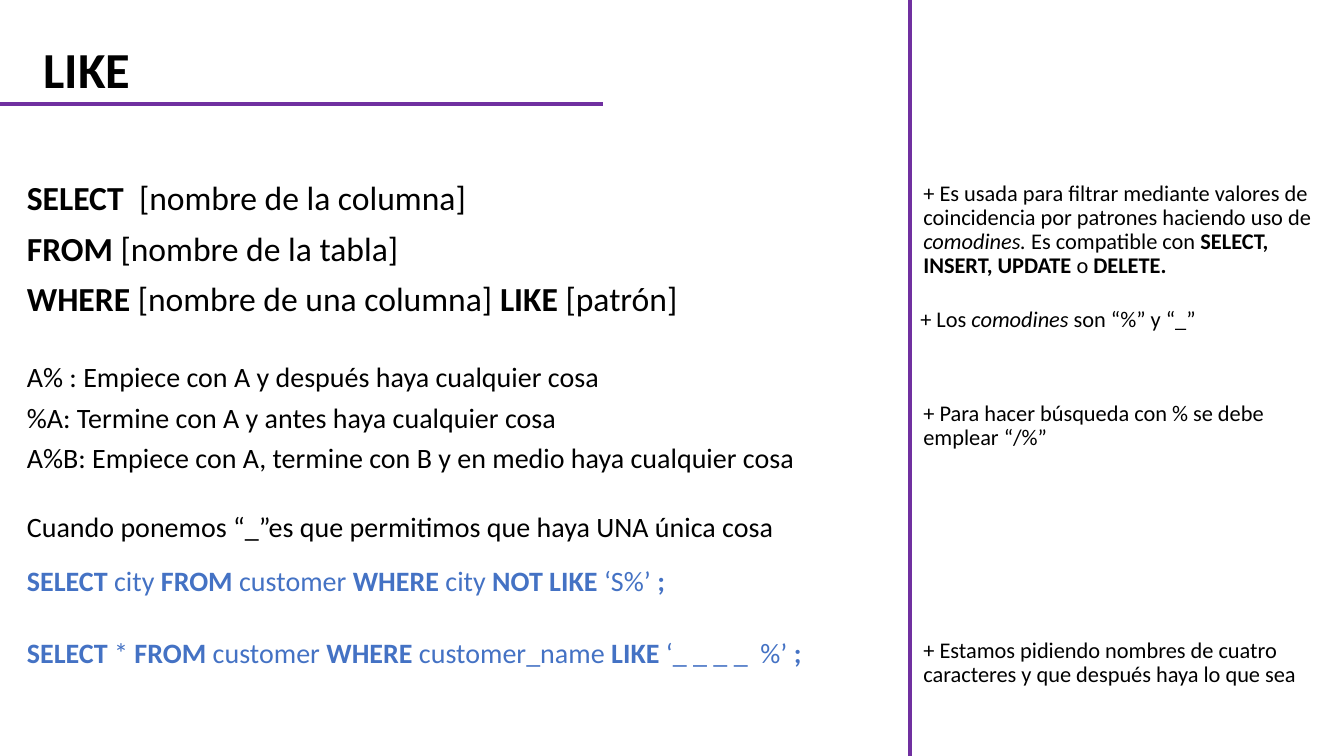
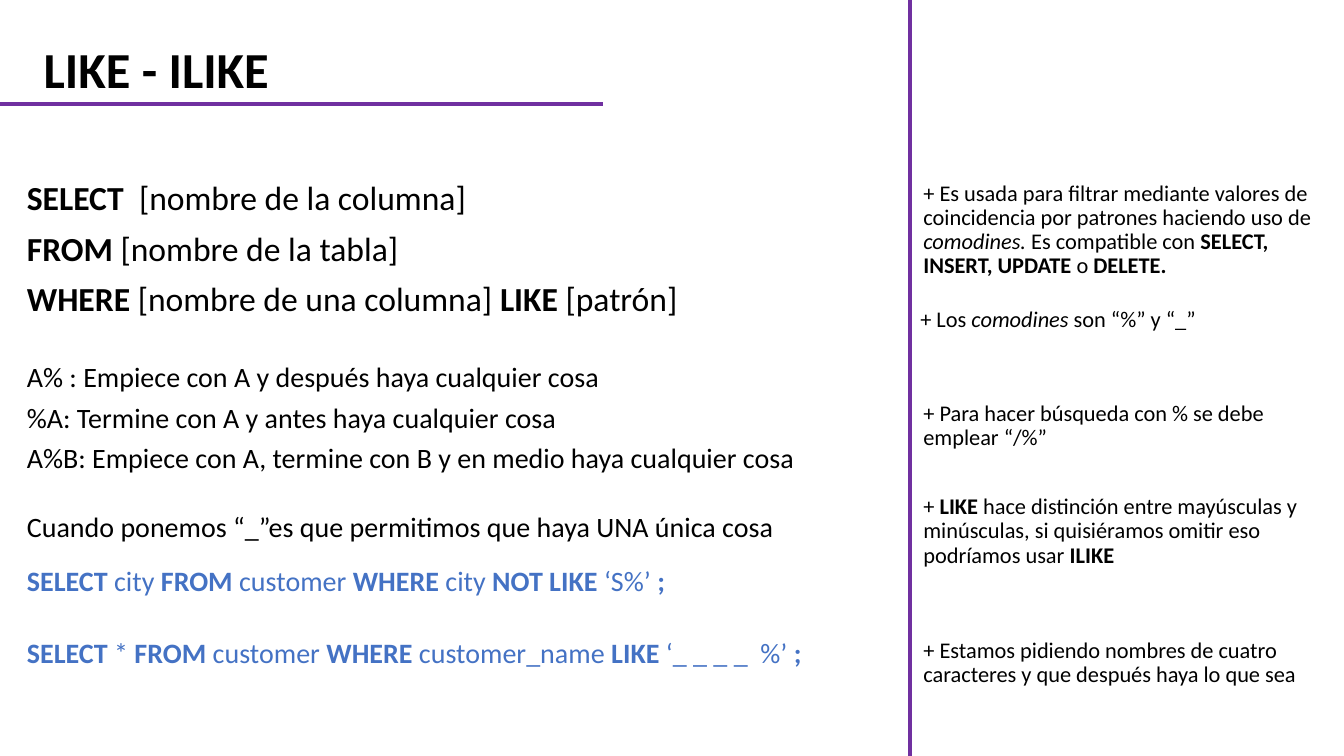
Before and after one commit to CarlosCamposs/Curso-AABD_SQL, a slide deck: slide 17 of Curso AABD-SQL (Notas).pptx. Drawn at 1344x756 pixels with LibreOffice and Linux fonts; fonts in the diff are those of the drawing. Boxes give left, top, right and bottom in pixels: in the first picture for what was removed or moved away, otherwise in the second. Text is boxed around its words. In the diff, an @@ line names an element or a change of style, - is before the commit and + after.

Commit message:
Acordeón

```diff
--- a/Curso AABD-SQL (Notas).pptx
+++ b/Curso AABD-SQL (Notas).pptx
@@ title at [44,55,269,88]: text changed @@
-LIKE
+LIKE - ILIKE
@@ text added at [923,498,1297,567], 16 pt, text #000000 @@
++ LIKE hace distinción entre mayúsculas y minúsculas, si quisiéramos omitir eso podríamos usar ILIKE
```
